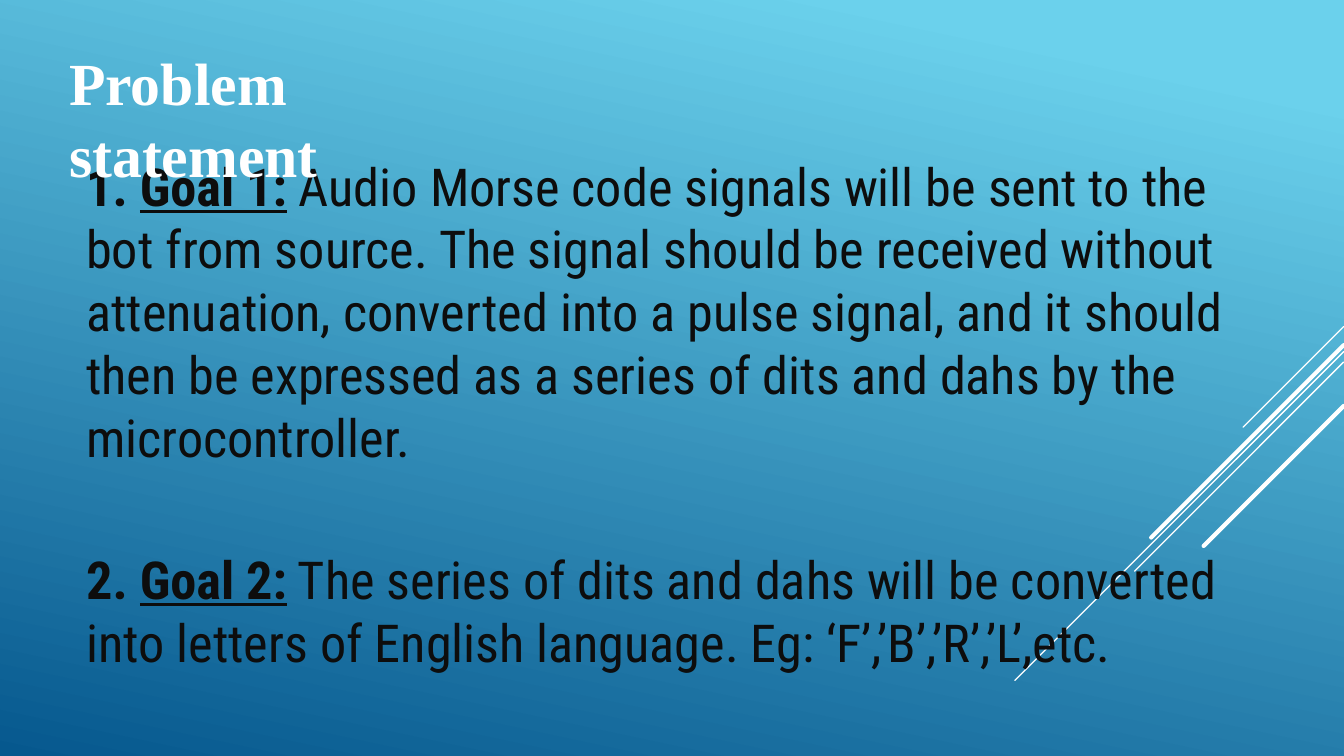
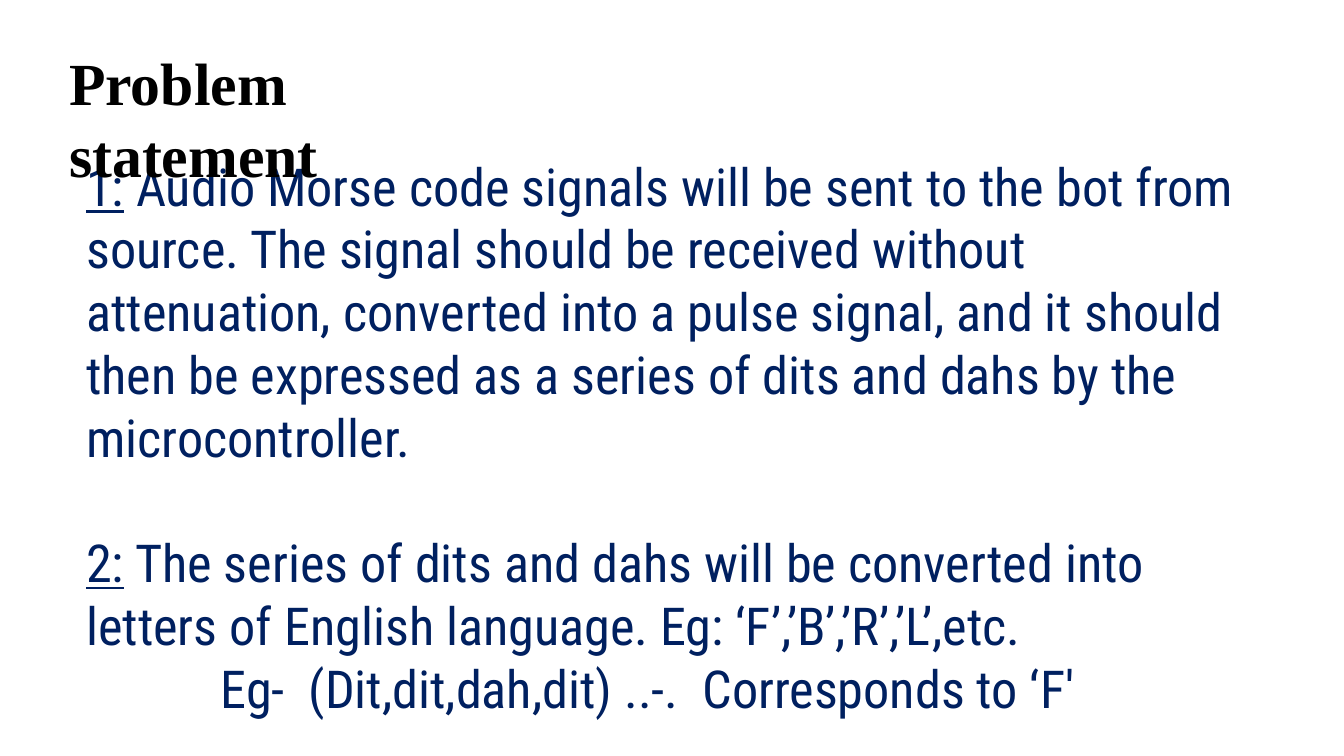
Before and after one commit to ajinkyagorad/CS101_MorseCodeDecoder, a slide deck: slide 3 of Presentation.pptx (slide 4 before the commit). Drawn at 1344x756 pixels with LibreOffice and Linux fonts; fonts in the diff are those of the drawing. Boxes give left, top, right and bottom in pixels: in the first picture for what was removed or moved away, otherwise in the second. Text is boxed around its words. In the diff, an @@ line names an element or a change of style, - is before the commit and + after.

```diff
--- a/Presentation.pptx
+++ b/Presentation.pptx
@@ background gradient #6ED2EB to #06588E to #FFFFFF @@
@@ text "Problem statement" at [69,63,318,188]: text colour #FFFFFF to #000000 @@
@@ text at [86,157,1233,720]: text changed; text colour #0D0D0D to #002060 @@
-1. Goal 1: Audio Morse code signals will be sent to the bot from source. The signal should be received without attenuation, converted into a pulse signal, and it should then be expressed as a series of dits and dahs by the microcontroller.
-2. Goal 2: The series of dits and dahs will be converted into letters of English language. Eg: ‘F’,’B’,’R’,’L’,etc.
+1: Audio Morse code signals will be sent to the bot from source. The signal should be received without attenuation, converted into a pulse signal, and it should then be expressed as a series of dits and dahs by the microcontroller.
+2: The series of dits and dahs will be converted into letters of English language. Eg: ‘F’,’B’,’R’,’L’,etc.
+Eg- (Dit,dit,dah,dit) ..-. Corresponds to ‘F'
@@ group removed at [1015,327,1344,680]: 5 lines @@
```
Also in this commit, not shown: 10 other slides changed, 4 slides added, 2 slides removed, 27 other files.
